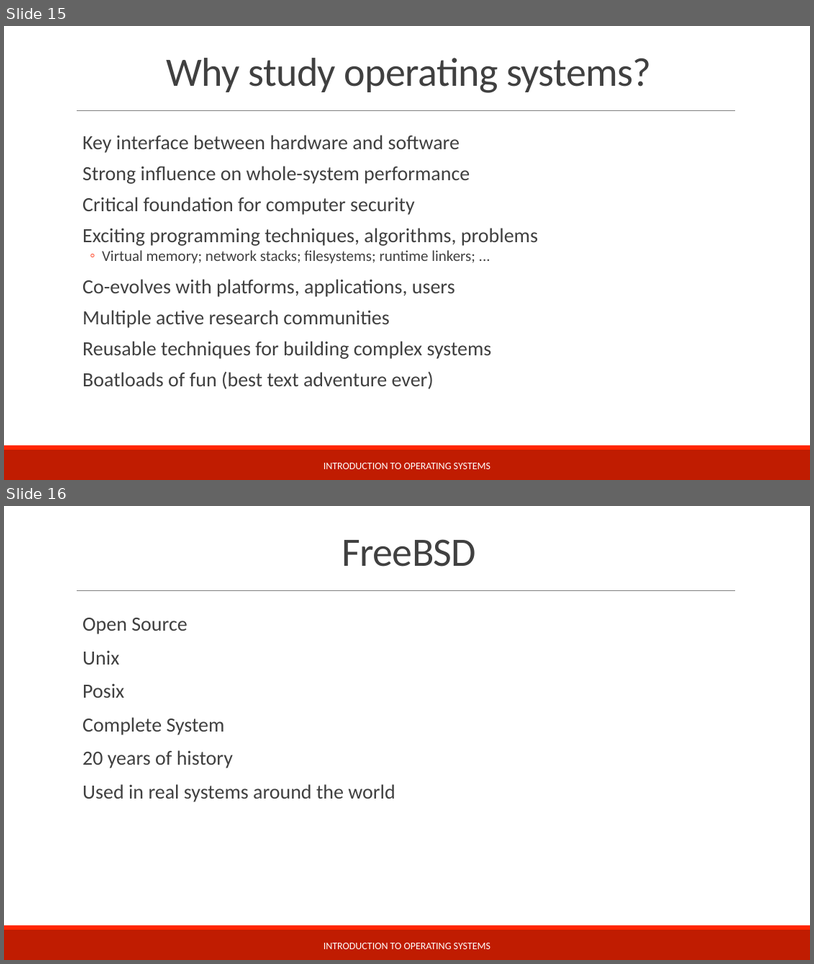
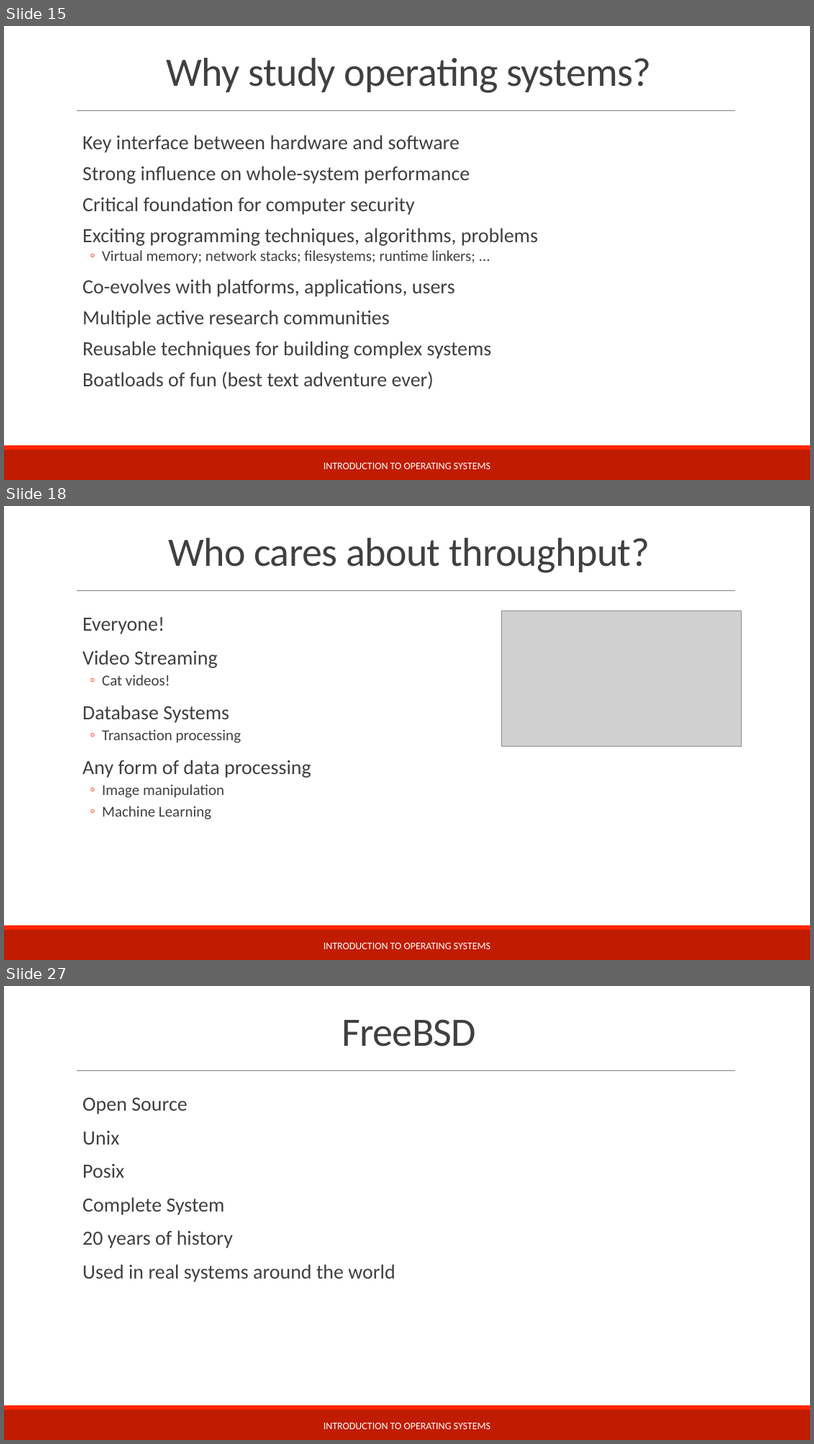
Before and after one commit to teachbsd/course, a slide deck: undergraduate/lectures/introduction.pptx. Shown one above the other, each under a label of ours: slides 15 and 16 before the commit, slides 15, 18 and 27 after it; the slides between them are not shown. The pictures are 814x964 and 814x1444 pixels, drawn with LibreOffice and Linux fonts; fonts in the diff are those of the drawing; grey boxes stand for pictures; background and template pictures are left out. Boxes give left, top, right and bottom in pixels: in the first picture for what was removed or moved away, otherwise in the second. Text is boxed around its words. In the diff, an @@ line names an element or a change of style, - is before the commit and + after.

```diff
--- a/undergraduate/lectures/introduction.pptx
+++ b/undergraduate/lectures/introduction.pptx
@@ slide 18 added at (x1=4, y1=506, x2=810, y2=960), background #FFFFFF; not listed: 3 template elements that a slide beside it also shows @@
@@ title added at (x1=168, y1=538, x2=650, y2=573), 48 pt, text #404040 @@
+Who cares about throughput?
@@ picture added at (x1=502, y1=610, x2=742, y2=746) @@
@@ text added at (x1=82, y1=617, x2=311, y2=819), 18 pt, text #404040 @@
+  Everyone!
+  Video Streaming
+  ◦ Cat videos!
+  Database Systems
+  ◦ Transaction processing
+  Any form of data processing
+  ◦ Image manipulation
+  ◦ Machine Learning
@@ text added at (x1=324, y1=942, x2=491, y2=949), 12 pt, text #FFFFFF @@
+INTRODUCTION TO OPERATING SYSTEMS
@@ what was slide 16 is now slide 27 @@
```
Also in this commit, not shown: 10 other slides added, 9 other files.
